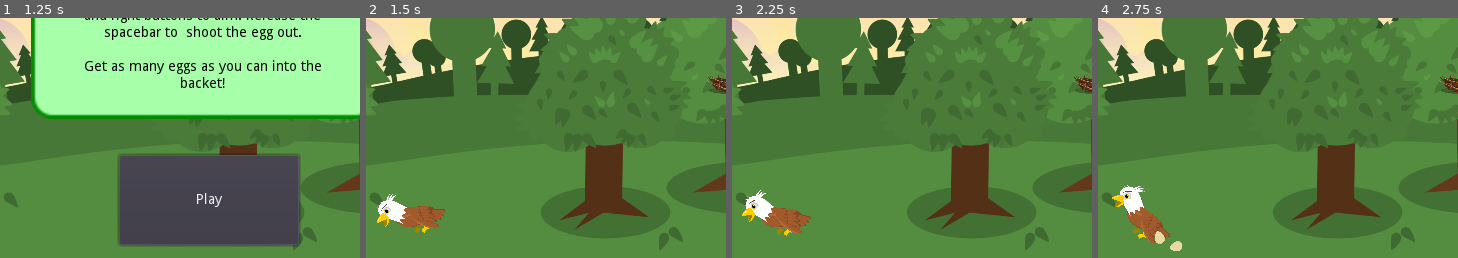
Above: before the commit, frames 1-4 (left to right).
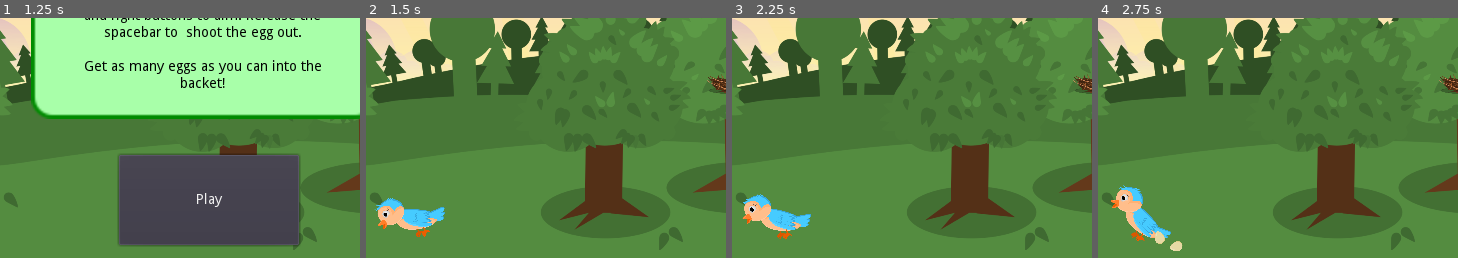
Above: after the commit, the same moments.

Repository: benfernandes/gamejam-august-2020
Game: Godot game, scene res://Main.tscn
Two runs of this game, one before a commit and one after it. Both use one fixed random seed, a clock stepped at 60 frames per second and the inputs below.
Inputs (mouse positions are % of the whole screen's width and height, from its top left):
- Up to frame 1 (1.25 s): click "START" at 0.5 s
- Up to frame 2 (1.5 s): click "Play" at 1.25 s
- Up to frame 3 (2.25 s): tap Enter at 2 s; move the mouse to (72, 45) at 2.02 s; hold Right (ui_right) from 2.03 s (still down); click (72, 45) at 2.17 s
- Up to frame 4 (2.75 s): keep holding Right (ui_right); tap Space (flap) at 2.27, 2.57 s
The pictures show only the part of the screen within x 21-71%, y 38-88%; the shares and areas given below are measured in that part.

Frame 1 is identical in both runs. In frame 2, 1.8% of the frame differs, in the area x 2-22%, y 73-92%; in frame 3, 1.8%; in frame 4, 1.8%.

Commit message:
Tidy up

Diff:
--- a/Main.gd
+++ b/Main.gd
@@ -8,8 +8,8 @@
 var hatch_scene_instance
 var flappy_bird
 var flappy_bird_instance
-var current_difficulty = "medium"
-var current_act = 2
+var current_difficulty = "easy"
+var current_act = 1
 
 func _ready():
 	hide_main_screen()
